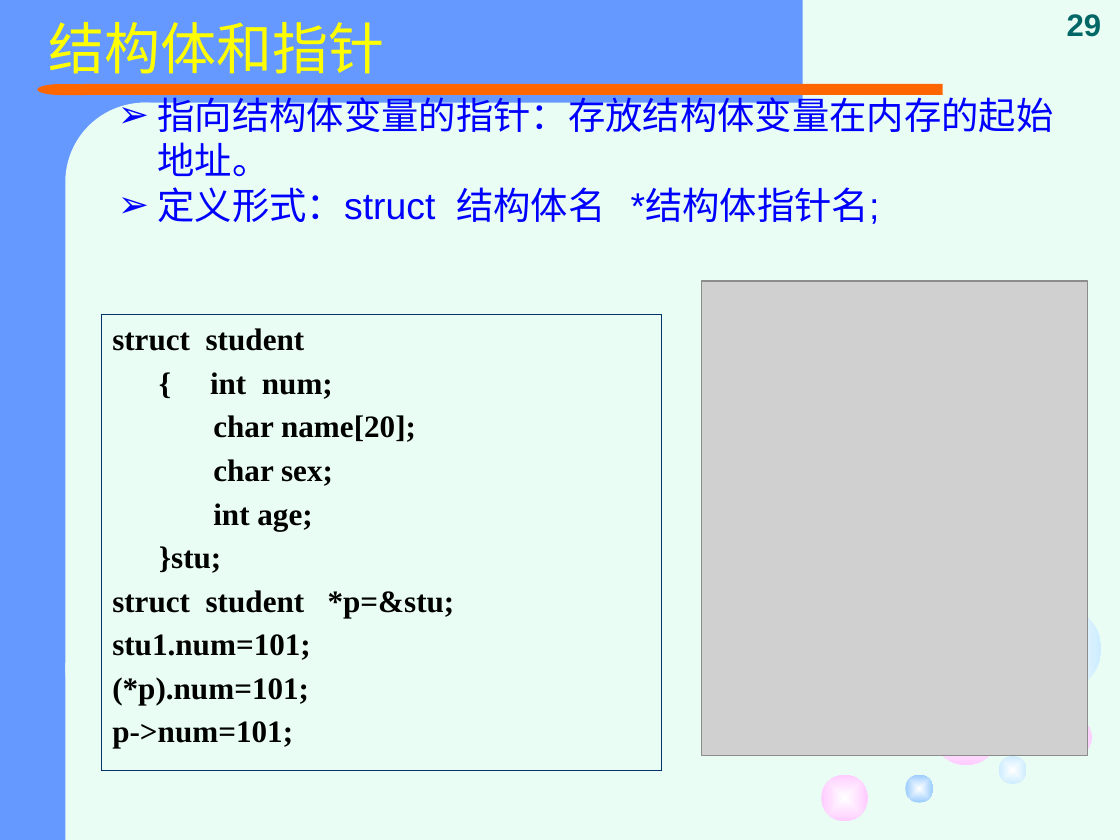
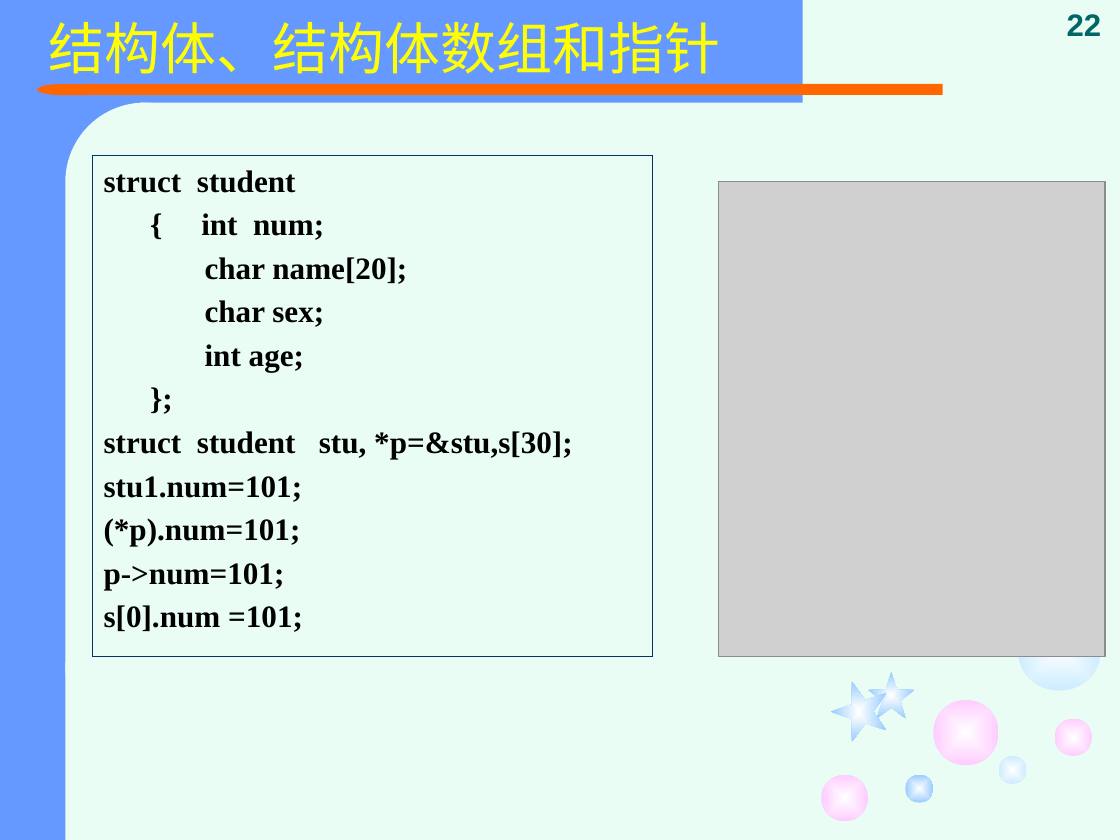
Before and after one commit to jtrfid/C-Repositories, a slide deck: slide 22 of 2015备课/课件/复习.pptx (slide 29 before the commit). Drawn at 1120x840 pixels with LibreOffice and Linux fonts; fonts in the diff are those of the drawing; grey boxes stand for pictures. Boxes give left, top, right and bottom in pixels: in the first picture for what was removed or moved away, otherwise in the second. Text is boxed around its words. In the diff, an @@ line names an element or a change of style, - is before the commit and + after.

```diff
--- a/2015备课/课件/复习.pptx
+++ b/2015备课/课件/复习.pptx
@@ title at [49,22,721,74]: text changed @@
-结构体和指针
+结构体、结构体数组和指针
@@ page number at [1067,14,1102,36]: text changed @@
-29
+22
@@ text removed at [157,91,1053,224] @@
-➢ 指向结构体变量的指针：存放结构体变量在内存的起始地址。
-➢ 定义形式：struct 结构体名 *结构体指针名;
@@ rectangle "struct student": place and size @@
-rectangle "struct student" at [101,315,661,771]
+rectangle "struct student" at [93,156,653,657]
@@ picture: place and size @@
-picture at [701,281,1088,755]
+picture at [719,181,1105,655]
@@ text in rectangle at [104,431,573,459]: text changed @@
-}stu;
-struct student *p=&stu;
+};
+struct student stu, *p=&stu,s[30];
@@ text in rectangle at [104,605,303,632]: paragraph added @@
+s[0].num =101;
@@ freeform shape added at [831,681,887,741], fill gradient #FFFFFF to #99CCFF @@
@@ freeform shape added at [868,672,915,719], fill gradient #FFFFFF to #99CCFF @@
```
Also in this commit, not shown: 10 other slides changed, 8 slides removed.
